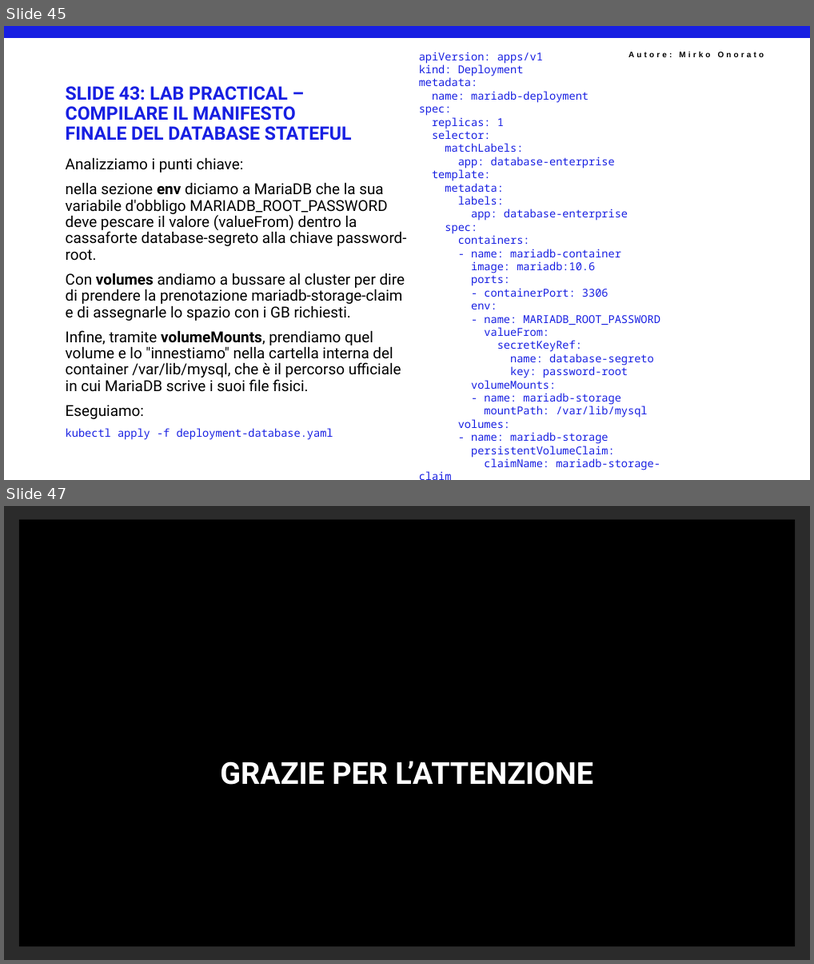
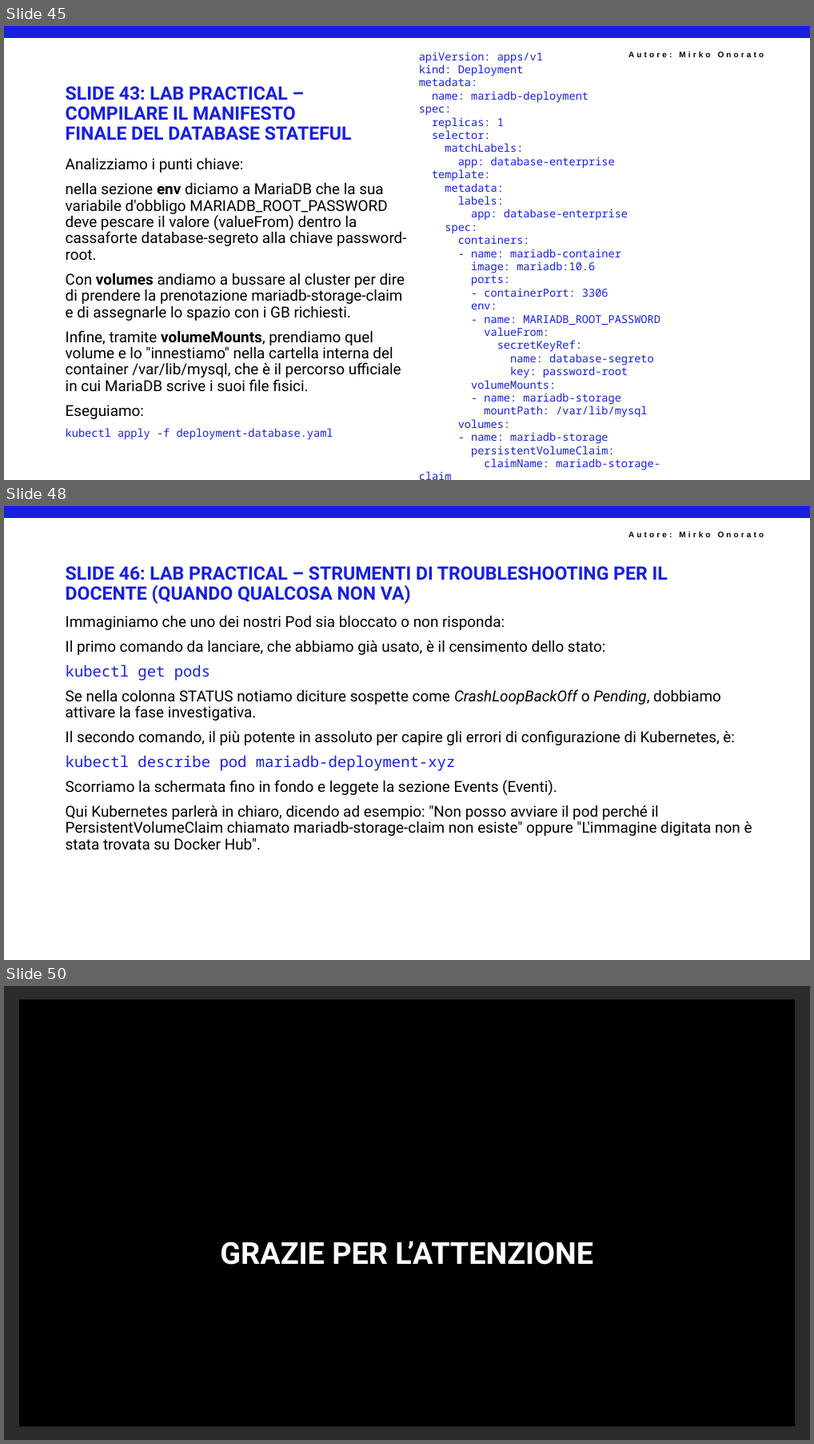
Before and after one commit to mirkoSkF/Docker-Slides, a slide deck: 5 - IL NETWORKING DI KUBERNETES E I SERVICE (L'ANIMA DELLA RETE).pptx. Shown one above the other, each under a label of ours: slides 45 and 47 before the commit, slides 45, 48 and 50 after it; the slides between them are not shown. The pictures are 814x964 and 814x1444 pixels, drawn with LibreOffice and Linux fonts; fonts in the diff are those of the drawing; background and template pictures are left out; a plain dark background stands for a picture behind light text. Boxes give left, top, right and bottom in pixels: in the first picture for what was removed or moved away, otherwise in the second. Text is boxed around its words. In the diff, an @@ line names an element or a change of style, - is before the commit and + after.

```diff
--- a/5 - IL NETWORKING DI KUBERNETES E I SERVICE (L'ANIMA DELLA RETE).pptx
+++ b/5 - IL NETWORKING DI KUBERNETES E I SERVICE (L'ANIMA DELLA RETE).pptx
@@ slide 48 added at [4,506,810,960], background #FFFFFF; not listed: 2 template elements that a slide beside it also shows @@
@@ title added at [66,566,668,604], 22 pt, text #171FE2, bold @@
+SLIDE 46: LAB PRACTICAL – STRUMENTI DI TROUBLESHOOTING PER IL DOCENTE (QUANDO QUALCOSA NON VA)
@@ text added at [66,615,753,850], 18 pt, text #000000 @@
+Immaginiamo che uno dei nostri Pod sia bloccato o non risponda:
+Il primo comando da lanciare, che abbiamo già usato, è il censimento dello stato:
+kubectl get pods
+Se nella colonna STATUS notiamo diciture sospette come CrashLoopBackOff o Pending, dobbiamo attivare la fase investigativa.
+Il secondo comando, il più potente in assoluto per capire gli errori di configurazione di Kubernetes, è:
+kubectl describe pod mariadb-deployment-xyz
+Scorriamo la schermata fino in fondo e leggete la sezione Events (Eventi).
+Qui Kubernetes parlerà in chiaro, dicendo ad esempio: "Non posso avviare il pod perché il PersistentVolumeClaim chiamato mariadb-storage-claim non esiste" oppure "L'immagine digitata non è stata trovata su Docker Hub".
@@ what was slide 47 is now slide 50 @@
```
Also in this commit, not shown: 1 slide changed, 2 other slides added.
